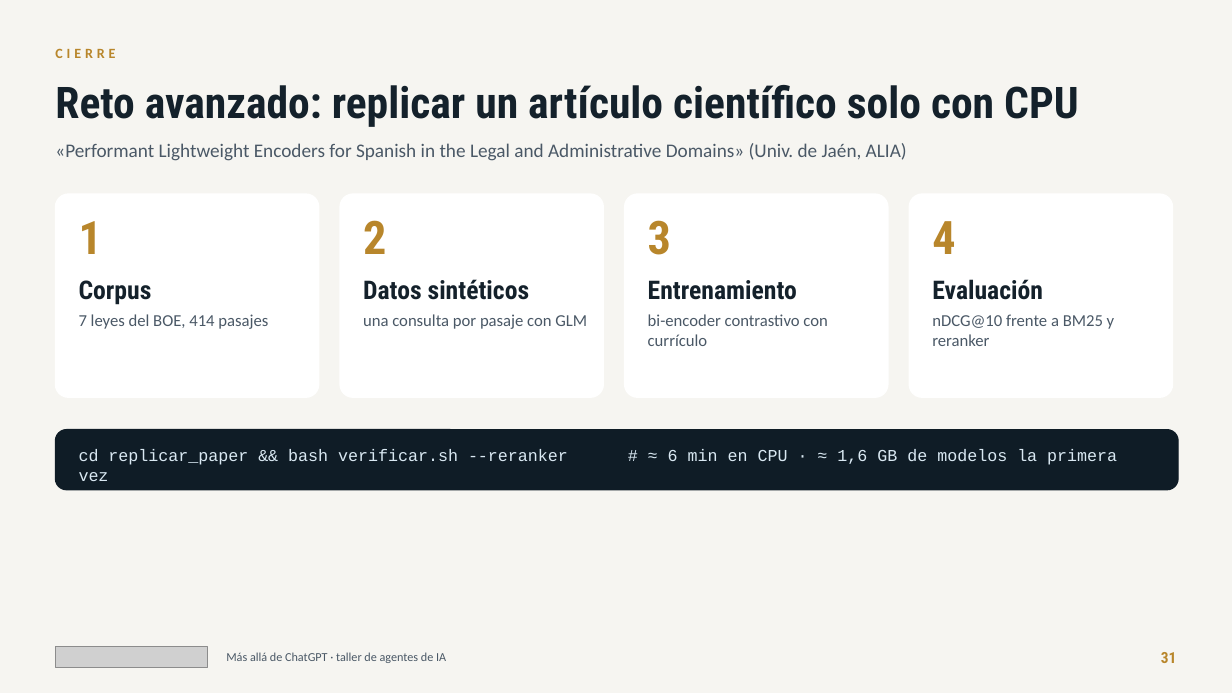
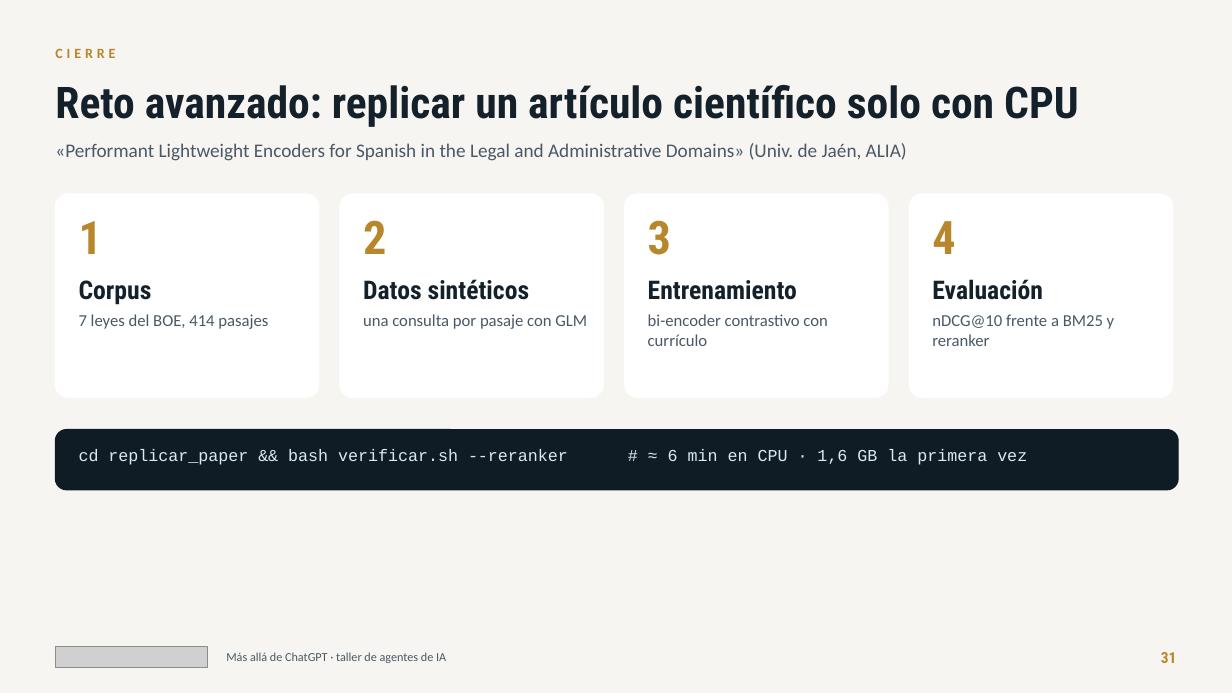
Before and after one commit to jlasherasTracasa/taller_semana_ia_2026, a slide deck: slide 31 of presentacion/taller-agentes-ia.pptx. Drawn at 1232x693 pixels with LibreOffice and Linux fonts; fonts in the diff are those of the drawing; grey boxes stand for pictures. Boxes give left, top, right and bottom in pixels: in the first picture for what was removed or moved away, otherwise in the second. Text is boxed around its words. In the diff, an @@ line names an element or a change of style, - is before the commit and + after.

```diff
--- a/presentacion/taller-agentes-ia.pptx
+++ b/presentacion/taller-agentes-ia.pptx
@@ text at [79, 449, 1027, 465]: text changed @@
-cd replicar_paper && bash verificar.sh --reranker # ≈ 6 min en CPU · ≈ 1,6 GB de modelos la primera vez
+cd replicar_paper && bash verificar.sh --reranker # ≈ 6 min en CPU · 1,6 GB la primera vez
```
Also in this commit, not shown: 2 other slides changed, 59 other files.
